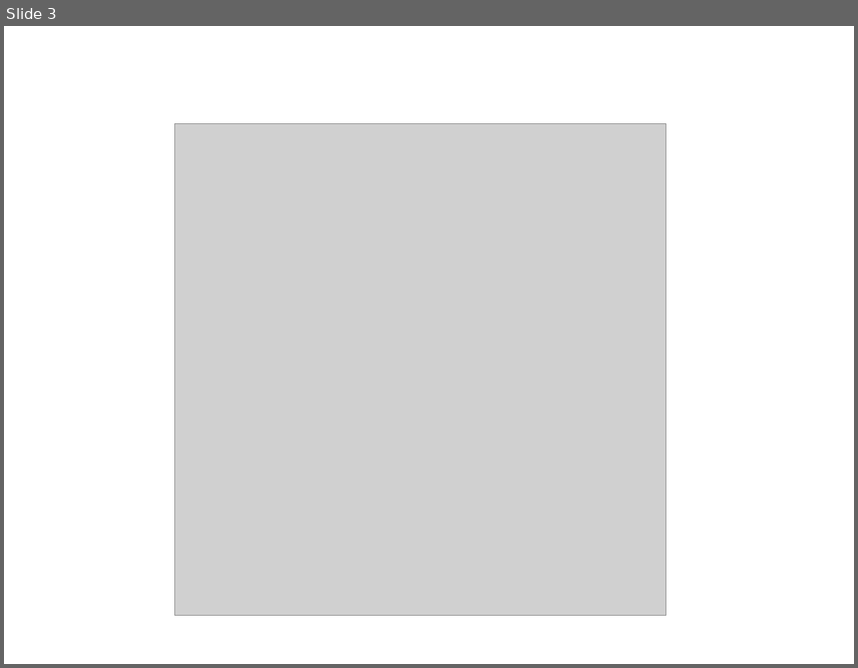
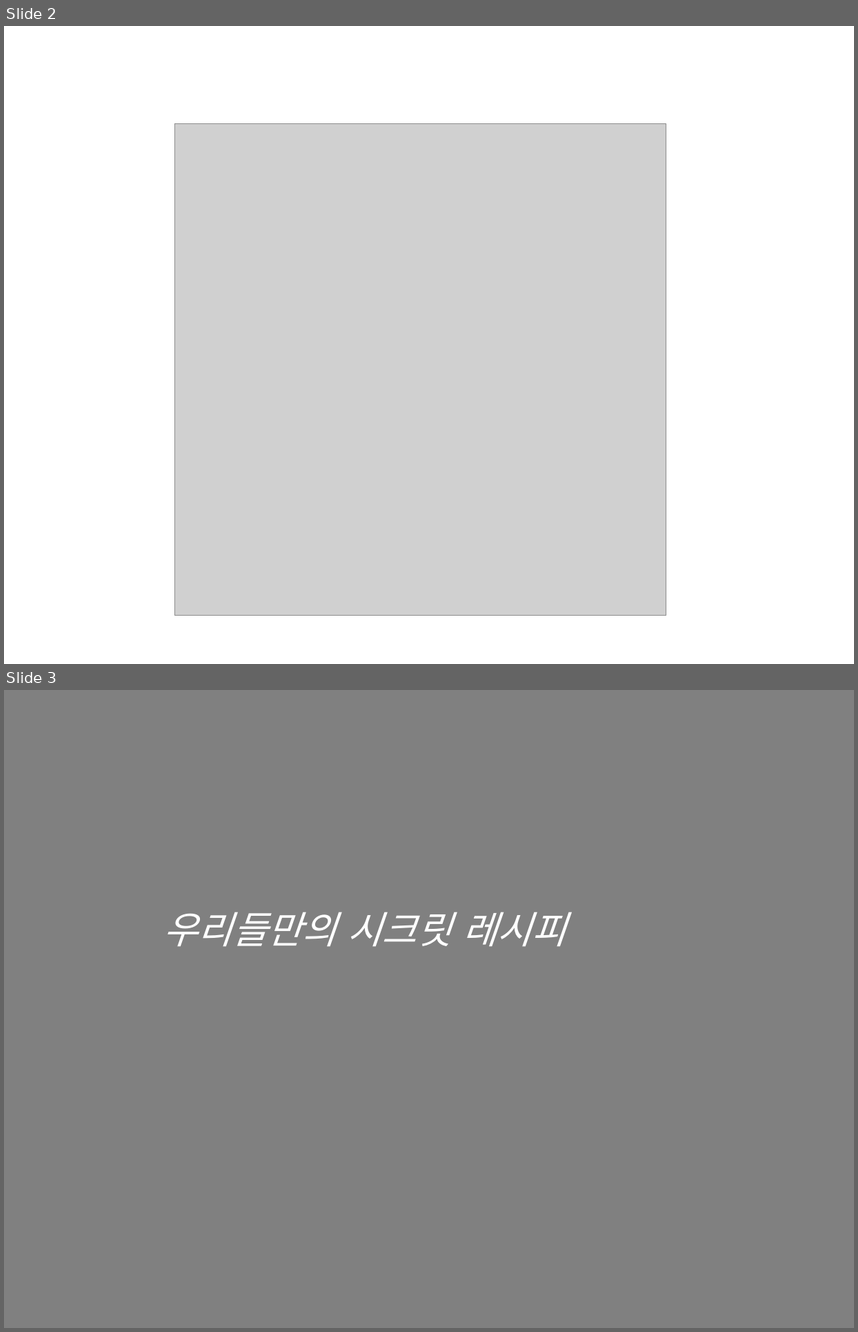
Before and after one commit to V3690/Design, a slide deck: 제작/로고 제작.pptx. Shown one above the other, each under a label of ours: slide 3 before the commit, slides 2 and 3 after it. The pictures are 858x668 and 858x1332 pixels, drawn with LibreOffice and Linux fonts; fonts in the diff are those of the drawing; grey boxes stand for pictures. Boxes give left, top, right and bottom in pixels: in the first picture for what was removed or moved away, otherwise in the second. Text is boxed around its words. In the diff, an @@ line names an element or a change of style, - is before the commit and + after.

```diff
--- a/제작/로고 제작.pptx
+++ b/제작/로고 제작.pptx
@@ slide 3 added at bbox=[4, 690, 854, 1328], background #808080 @@
@@ text added at bbox=[163, 912, 566, 947], 32 pt, text #FFFFFF, italic @@
+우리들만의 시크릿 레시피
@@ what was slide 3 is now slide 2 @@
```
Also in this commit, not shown: 4 other slides added, 2 slides removed, 24 other files.
